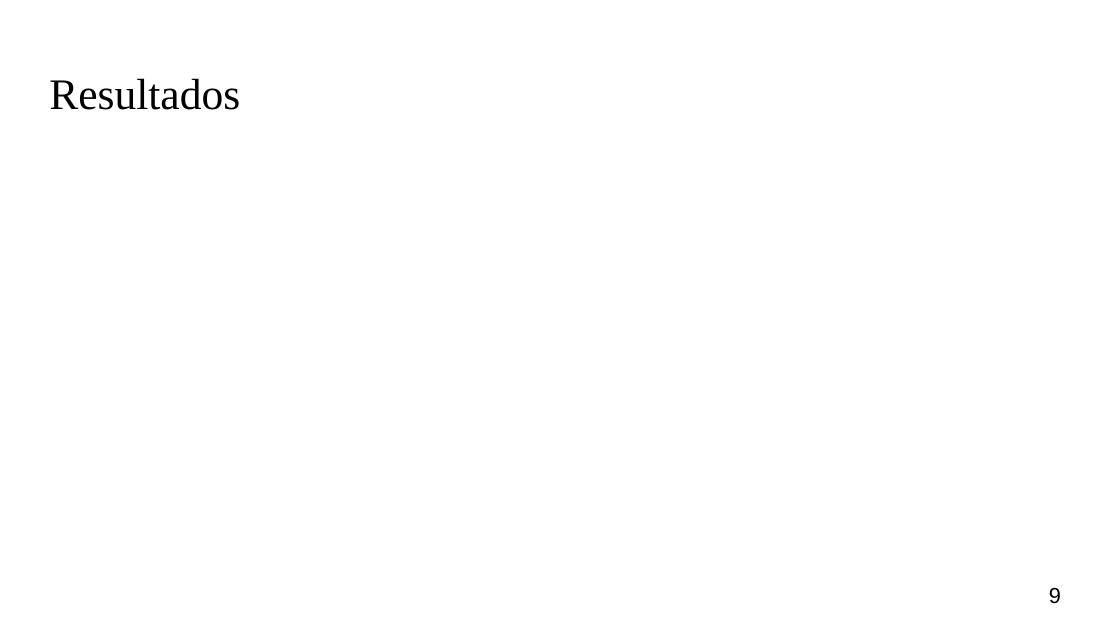
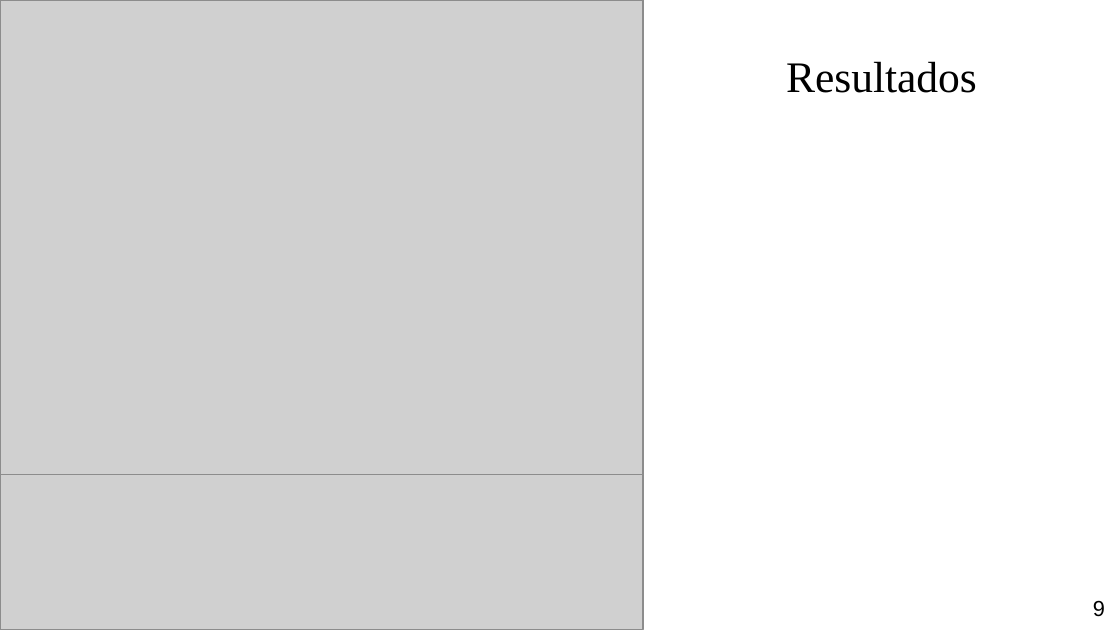
Before and after one commit to juancho9303/Mass-Modelling-of-Omega-Centauri, a slide deck: slide 9 of latex/Sustentación.pptx. Drawn at 1120x630 pixels with LibreOffice and Linux fonts; fonts in the diff are those of the drawing; grey boxes stand for pictures; background and template pictures are left out. Boxes give left, top, right and bottom in pixels: in the first picture for what was removed or moved away, otherwise in the second. Text is boxed around its words. In the diff, an @@ line names an element or a change of style, - is before the commit and + after.

```diff
--- a/latex/Sustentación.pptx
+++ b/latex/Sustentación.pptx
@@ picture added at (0,0,643,475) @@
@@ title "Resultados": place and size @@
-title "Resultados" at (49,78,240,110)
+title "Resultados" at (786,61,977,93)
@@ title "Resultados" at (786,61,977,93): alignment left to centre @@
@@ picture added at (0,475,643,630) @@
@@ page number: place and size @@
-page number at (1049,587,1061,604)
+page number at (1093,600,1105,617)
```
Also in this commit, not shown: 1 other slide changed, 1 slide added, 1 slide removed, 3 other files.
